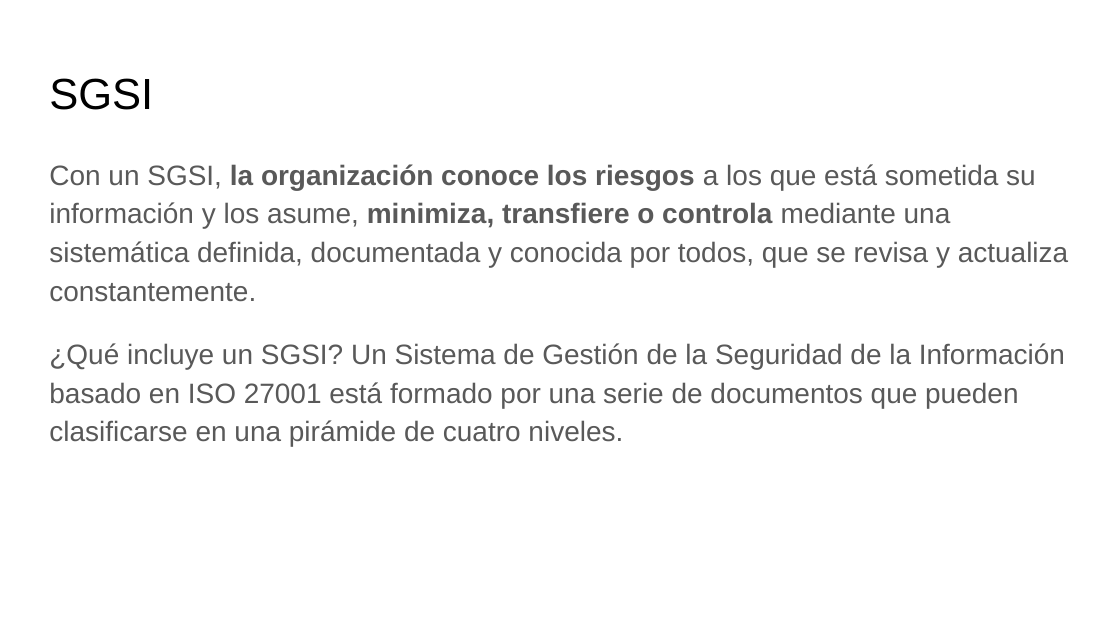
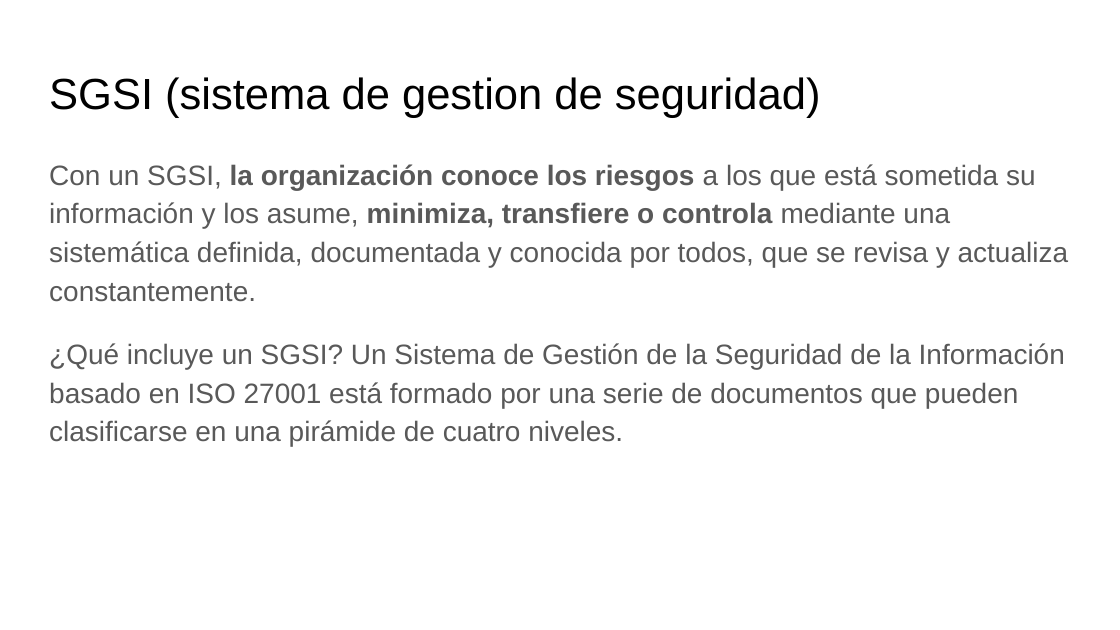
Before and after one commit to lucas-soria/facultad, a slide deck: slide 12 of 4° Año/1° Semestre/Seguridad informatica I/4 Teoria/Clase 3 Riesgo.pptx. Drawn at 1120x630 pixels with LibreOffice and Linux fonts; fonts in the diff are those of the drawing. Boxes give left, top, right and bottom in pixels: in the first picture for what was removed or moved away, otherwise in the second. Text is boxed around its words. In the diff, an @@ line names an element or a change of style, - is before the commit and + after.

Commit message:
no se algo raro en seguridad

```diff
--- a/4° Año/1° Semestre/Seguridad informatica I/4 Teoria/Clase 3 Riesgo.pptx
+++ b/4° Año/1° Semestre/Seguridad informatica I/4 Teoria/Clase 3 Riesgo.pptx
@@ text at [49, 77, 821, 118]: text changed @@
-SGSI
+SGSI (sistema de gestion de seguridad)
```
Also in this commit, not shown: 7 other slides changed, 2 slides added, 2 slides removed, 10 other files.
